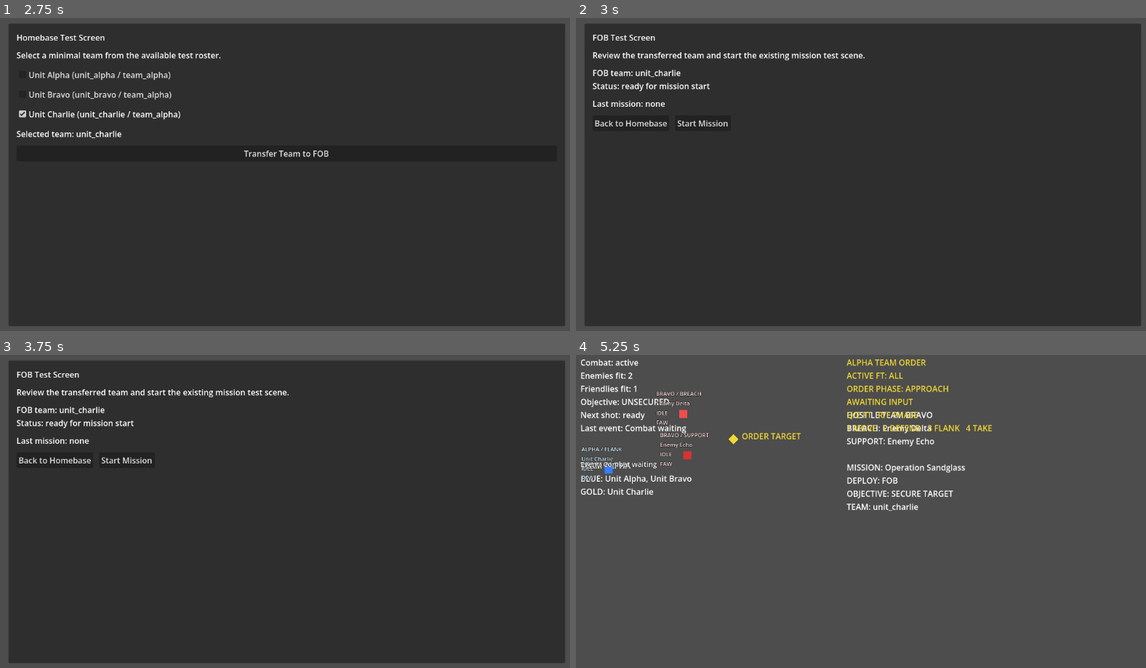
Above: before the commit, frames 1-4 (two rows, left to right).
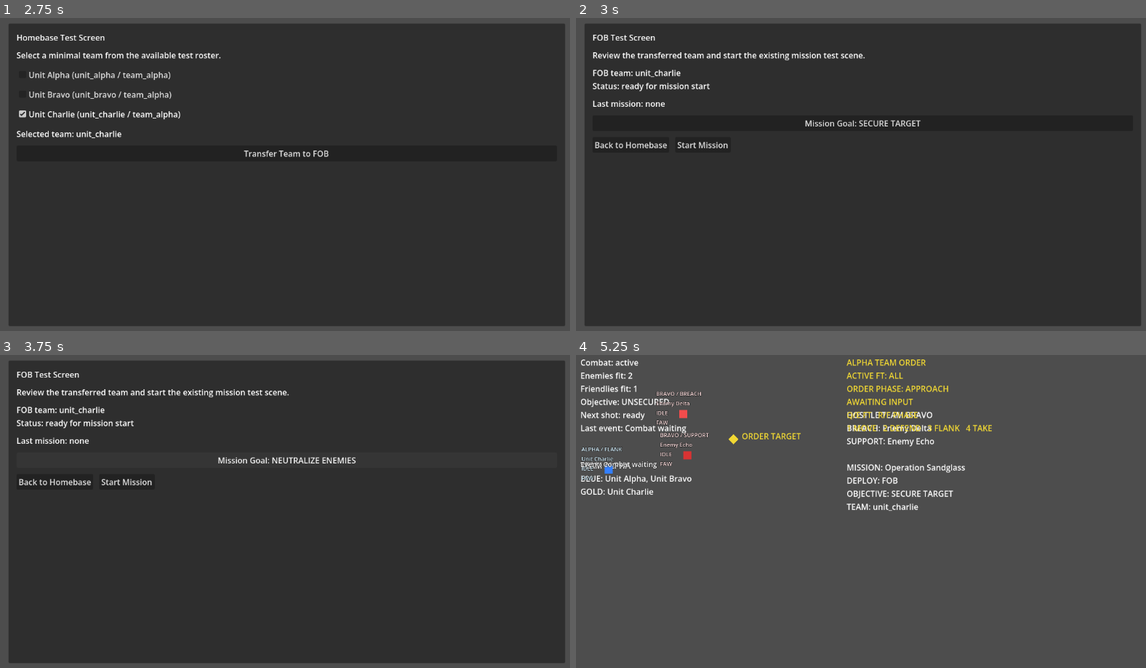
Above: after the commit, the same moments.

Repository: 0klabauta0-jpg/Sternenbuergerchen
Game: Godot game, scene res://scenes/meta/meta_layer_test.tscn
Same seed, same stepped clock (60 frames per second), same inputs: the game is played once before the commit and once after it.
Inputs (mouse positions are in pixels of both pictures, inside the frame that each line leads up to):
- Up to frame 1 (2.75 s): click "Unit Alpha (unit_alpha / team…" at 0.5 s; click "Unit Bravo (unit_bravo / team…" at 1.25 s; click "Unit Charlie (unit_charlie / …" at 2 s
- Up to frame 2 (3 s): click "Transfer Team to FOB" at 2.75 s
- Up to frame 3 (3.75 s): click (285, 461) at 3.5 s, where only the run after the commit has a clickable "Mission Goal: SECURE TARGET"
- Up to frame 4 (5.25 s): click (861, 461) at 4.25 s, where only the run after the commit has a clickable "Mission Goal: NEUTRALIZE ENEM…"; click "Start Mission" at 5 s

Frame 1 is identical in both runs. In frame 2, 0.7% of the frame differs, in the area x 3-61%, y 32-42%; in frame 3, 0.7%, in the area x 3-63%, y 32-42%; in frame 4, nothing differs.

Commit message:
Add minimal alternate mission goal

Diff:
--- a/scenes/meta/fob_test_screen.tscn
+++ b/scenes/meta/fob_test_screen.tscn
@@ -54,6 +54,10 @@
 text = "Last mission: none"
 autowrap_mode = 3
 
+[node name="MissionGoalButton" type="Button" parent="Panel/Margin/VBox"]
+layout_mode = 2
+text = "Mission Goal: SECURE TARGET"
+
 [node name="ButtonRow" type="HBoxContainer" parent="Panel/Margin/VBox"]
 layout_mode = 2
 theme_override_constants/separation = 12
--- a/scripts/meta/fob_screen.gd
+++ b/scripts/meta/fob_screen.gd
@@ -2,19 +2,29 @@
 extends Control
 
 signal back_requested()
-signal mission_start_requested(selected_unit_ids)
+signal mission_start_requested(selected_unit_ids, mission_goal)
+
+const DEFAULT_MISSION_GOAL: String = "secure_target"
+const ALLOWED_MISSION_GOALS: PackedStringArray = [
+	"secure_target",
+	"neutralize_enemies",
+]
 
 var _selected_unit_ids: PackedStringArray = []
 var _last_mission_result: Dictionary = {}
+var _mission_goal: String = DEFAULT_MISSION_GOAL
 
 
 func _ready() -> void:
 	var back_button: Button = get_node("Panel/Margin/VBox/ButtonRow/BackButton")
 	var start_button: Button = get_node("Panel/Margin/VBox/ButtonRow/StartMissionButton")
+	var mission_goal_button: Button = get_node("Panel/Margin/VBox/MissionGoalButton")
 	if not back_button.pressed.is_connected(_on_back_button_pressed):
 		back_button.pressed.connect(_on_back_button_pressed)
 	if not start_button.pressed.is_connected(_on_start_mission_button_pressed):
 		start_button.pressed.connect(_on_start_mission_button_pressed)
+	if not mission_goal_button.pressed.is_connected(_on_mission_goal_button_pressed):
+		mission_goal_button.pressed.connect(_on_mission_goal_button_pressed)
 
 	_render_team()
 
@@ -27,6 +37,16 @@
 
 func get_team() -> PackedStringArray:
 	return _selected_unit_ids.duplicate()
+
+
+func set_mission_goal(mission_goal: String) -> void:
+	_mission_goal = _normalize_mission_goal(mission_goal)
+	if is_inside_tree():
+		_render_team()
+
+
+func get_mission_goal() -> String:
+	return _mission_goal
 
 
 func set_last_mission_result(mission_result: Dictionary) -> void:
@@ -45,14 +65,16 @@
 	if _selected_unit_ids.is_empty():
 		return
 
-	mission_start_requested.emit(get_team())
+	mission_start_requested.emit(get_team(), get_mission_goal())
 
 
 func _render_team() -> void:
 	var team_status_label: Label = get_node("Panel/Margin/VBox/TeamStatusLabel")
 	var mission_result_label: Label = get_node("Panel/Margin/VBox/MissionResultLabel")
+	var mission_goal_button: Button = get_node("Panel/Margin/VBox/MissionGoalButton")
 	var start_button: Button = get_node("Panel/Margin/VBox/ButtonRow/StartMissionButton")
 	start_button.disabled = _selected_unit_ids.is_empty()
+	mission_goal_button.text = "Mission Goal: %s" % _format_goal_text(_mission_goal)
 
 	if _selected_unit_ids.is_empty():
 		team_status_label.text = "FOB team: none\nStatus: waiting for transfer"
@@ -86,9 +108,39 @@
 	return "\n".join(lines)
 
 
+func _cycle_mission_goal() -> void:
+	var current_index: int = ALLOWED_MISSION_GOALS.find(_mission_goal)
+	if current_index < 0:
+		current_index = 0
+
+	var next_index: int = (current_index + 1) % ALLOWED_MISSION_GOALS.size()
+	set_mission_goal(ALLOWED_MISSION_GOALS[next_index])
+
+
+func _normalize_mission_goal(mission_goal: String) -> String:
+	if ALLOWED_MISSION_GOALS.has(mission_goal):
+		return mission_goal
+
+	return DEFAULT_MISSION_GOAL
+
+
+func _format_goal_text(mission_goal: String) -> String:
+	match mission_goal:
+		"secure_target":
+			return "SECURE TARGET"
+		"neutralize_enemies":
+			return "NEUTRALIZE ENEMIES"
+		_:
+			return mission_goal.replace("_", " ").to_upper()
+
+
 func _on_back_button_pressed() -> void:
 	back_requested.emit()
 
 
+func _on_mission_goal_button_pressed() -> void:
+	_cycle_mission_goal()
+
+
 func _on_start_mission_button_pressed() -> void:
 	request_mission_start()
--- a/scripts/meta/meta_layer_flow.gd
+++ b/scripts/meta/meta_layer_flow.gd
@@ -28,6 +28,7 @@
 }
 
 var _selected_unit_ids: PackedStringArray = ["unit_alpha", "unit_bravo"]
+var _selected_mission_goal: String = DEFAULT_MISSION_GOAL
 var _active_mission = null
 var _last_mission_result: Dictionary = {}
 
@@ -57,6 +58,7 @@
 
 	homebase_screen.setup_roster(AVAILABLE_TEAM_UNITS, _selected_unit_ids)
 	fob_screen.set_team(_selected_unit_ids)
+	fob_screen.set_mission_goal(_selected_mission_goal)
 	fob_screen.set_last_mission_result(_last_mission_result)
 	_show_homebase()
 
@@ -79,8 +81,9 @@
 	_show_homebase()
 
 
-func _on_fob_mission_start_requested(selected_unit_ids: PackedStringArray) -> void:
+func _on_fob_mission_start_requested(selected_unit_ids: PackedStringArray, mission_goal: String) -> void:
 	_selected_unit_ids = selected_unit_ids.duplicate()
+	_selected_mission_goal = mission_goal
 	_start_mission()
 
 
@@ -119,7 +122,7 @@
 		mission_setup.set("selected_team_unit_ids", selected_unit_ids)
 		mission_setup.set("mission_name", DEFAULT_MISSION_NAME)
 		mission_setup.set("deployment_source", DEFAULT_DEPLOYMENT_SOURCE)
-		mission_setup.set("mission_goal", DEFAULT_MISSION_GOAL)
+		mission_setup.set("mission_goal", _selected_mission_goal)
 
 	var command_flow_driver = mission_instance.get_node_or_null("CommandFlowDriver")
 	if command_flow_driver != null:
@@ -244,6 +247,7 @@
 	if fob_screen != null:
 		fob_screen.visible = true
 		fob_screen.set_team(_selected_unit_ids)
+		fob_screen.set_mission_goal(_selected_mission_goal)
 		fob_screen.set_last_mission_result(_last_mission_result)
 	if debrief_screen != null:
 		debrief_screen.visible = false
Not shown, changed: docs/IMPLEMENTATION_STATUS.md
